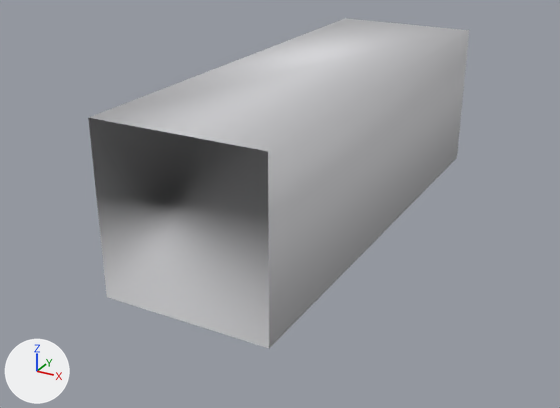
A saved change to the OBJ model simulation/models/cubesat_HYBRID_closed.obj.
Rendered twice from a camera (50 mm lens) standing at (0.205, -0.422, 0.163) and looking at (-0.024, -0.005, -0.046). Lighting does not change. The marker at lower left points along +X, +Y and +Z. The first picture is the older version. Where no turn or scale is listed for an object, it has been applied to the vertices.

Names of what the first picture shows: 'cubesat_HYBRID_closed'.
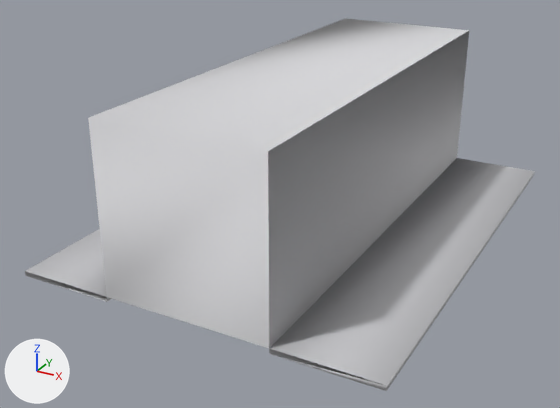
Pixel boxes (x1, y1, x2, y2) of what changed, in the pictures (560 x 408 px):
'cubesat_HYBRID_closed', reshaped (34% wider, 13% taller)
    before: (88, 18, 469, 348)
    after: (25, 18, 535, 391)
part 1 of me_cubesat_hybrid_closed, built on
    before: (88, 31, 469, 348)
    after: (25, 31, 535, 391)

The change in detail:
Material 'panel_mat' (mat_panel_mat) is new.
Its base color is (0.56, 0.56, 0.58) (light grey #c5c5c8).
Its roughness is 1.0.
me_cubesat_hybrid_closed is used by ob_cubesat_hybrid_closed; location (0.0, 0.0, 0.0).
me_cubesat_hybrid_closed had 42 vertices, 76 faces and spanned x -0.05..0.05, y -0.15..0.21, z -0.05..0.05.
me_cubesat_hybrid_closed now has 54 vertices, 100 faces and spans x -0.11..0.11, y -0.15..0.21, z -0.053..0.05.
Part 1, on me_cubesat_hybrid_closed:
38 faces are deleted.
12 vertices are added at x -0.11..0.11, y -0.15..0.15, z -0.053..-0.05.
7 new faces join them, mat_body_mat (light grey #d7d7da).
31 new faces join them, mat_antenna_mat (light grey #bcbcbf).
24 new faces join them, mat_panel_mat (light grey #c5c5c8).
me_cubesat_hybrid_closed gains material mat_panel_mat (light grey #c5c5c8).
